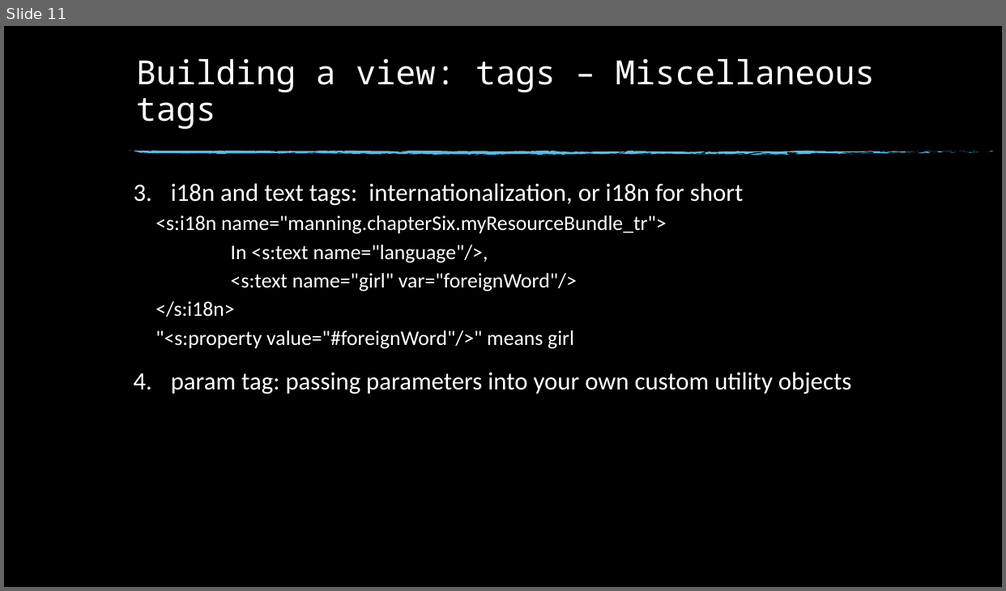
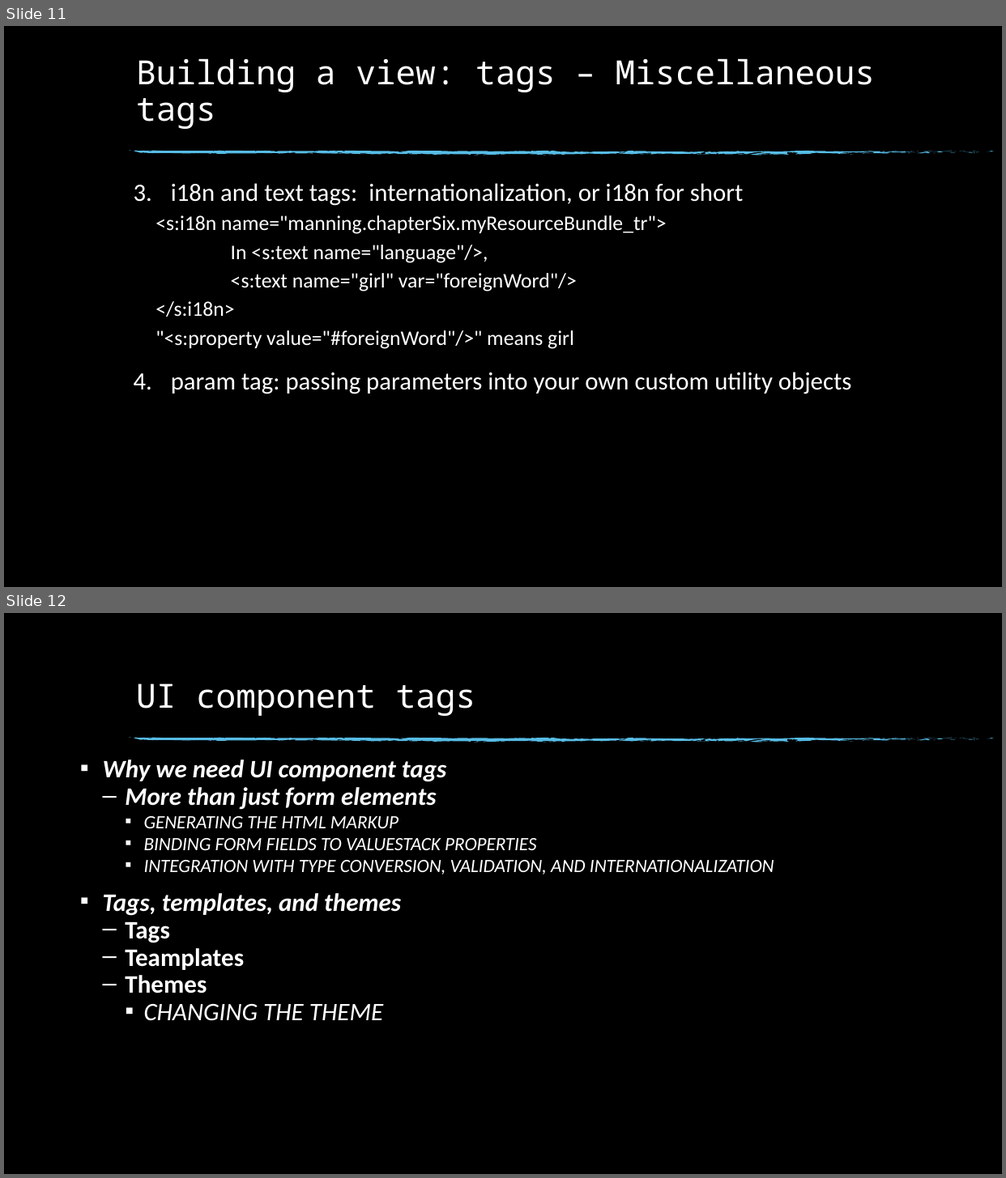
Before and after one commit to KernelDang/JEE, a slide deck: Seminar/slide.pptx. Shown one above the other, each under a label of ours: slide 11 before the commit, slides 11 and 12 after it. The pictures are 1006x591 and 1006x1178 pixels, drawn with LibreOffice and Linux fonts; fonts in the diff are those of the drawing; background and template pictures are left out. Boxes give left, top, right and bottom in pixels: in the first picture for what was removed or moved away, otherwise in the second. Text is boxed around its words. In the diff, an @@ line names an element or a change of style, - is before the commit and + after.

```diff
--- a/Seminar/slide.pptx
+++ b/Seminar/slide.pptx
@@ slide 12 added at (x1=4, y1=613, x2=1002, y2=1174), background picture (left out); not listed: 74 template elements that a slide beside it also shows @@
@@ title added at (x1=136, y1=683, x2=476, y2=716), 32 pt, text #FFFFFF @@
+UI component tags
@@ text added at (x1=103, y1=760, x2=774, y2=1021), 18 pt, text #FFFFFF, italic @@
+▪ Why we need UI component tags
+  – More than just form elements
+    ▪ GENERATING THE HTML MARKUP
+    ▪ BINDING FORM FIELDS TO VALUESTACK PROPERTIES
+    ▪ INTEGRATION WITH TYPE CONVERSION, VALIDATION, AND INTERNATIONALIZATION
+▪ Tags, templates, and themes
+  – Tags
+  – Teamplates
+  – Themes
+    ▪ CHANGING THE THEME
```
Also in this commit, not shown: 2 slides changed, 33 other slides added.
